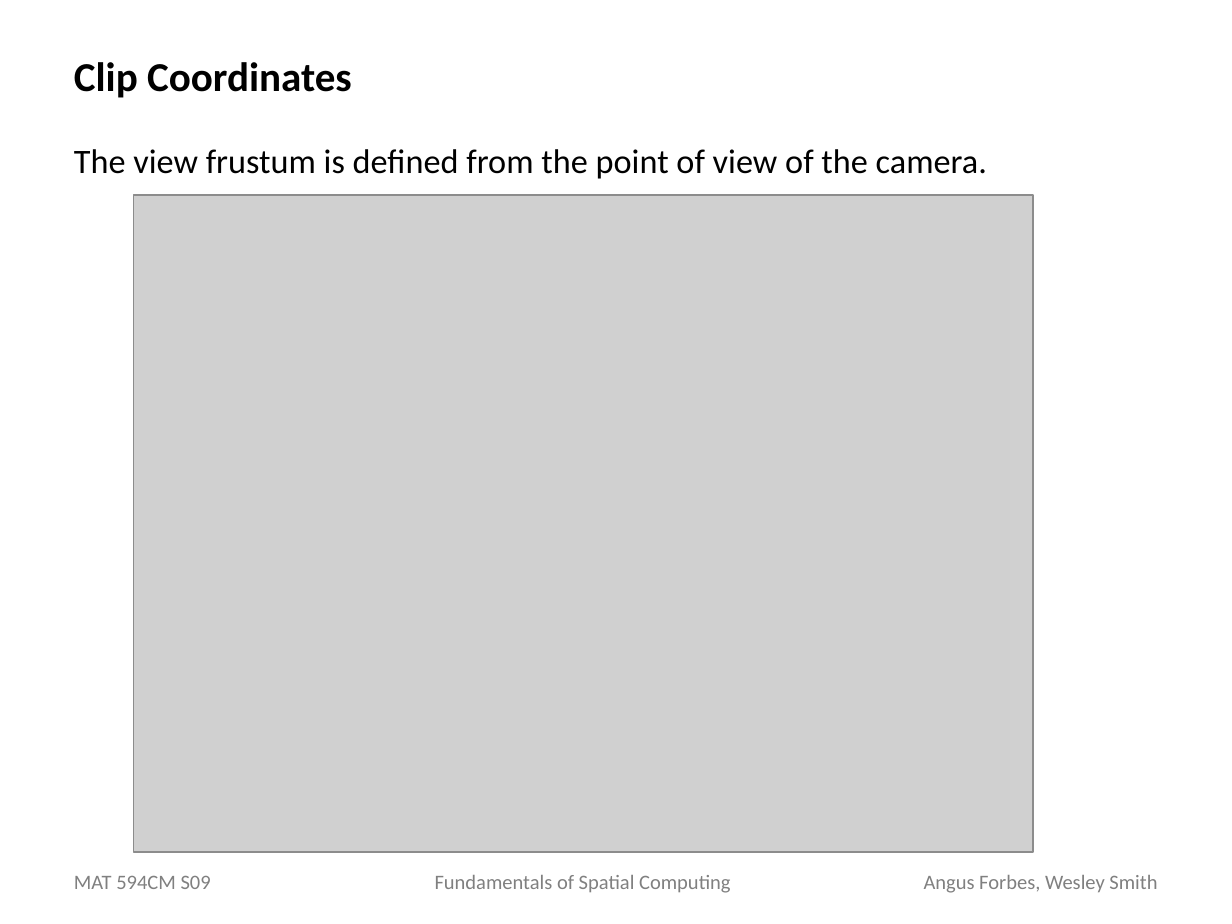
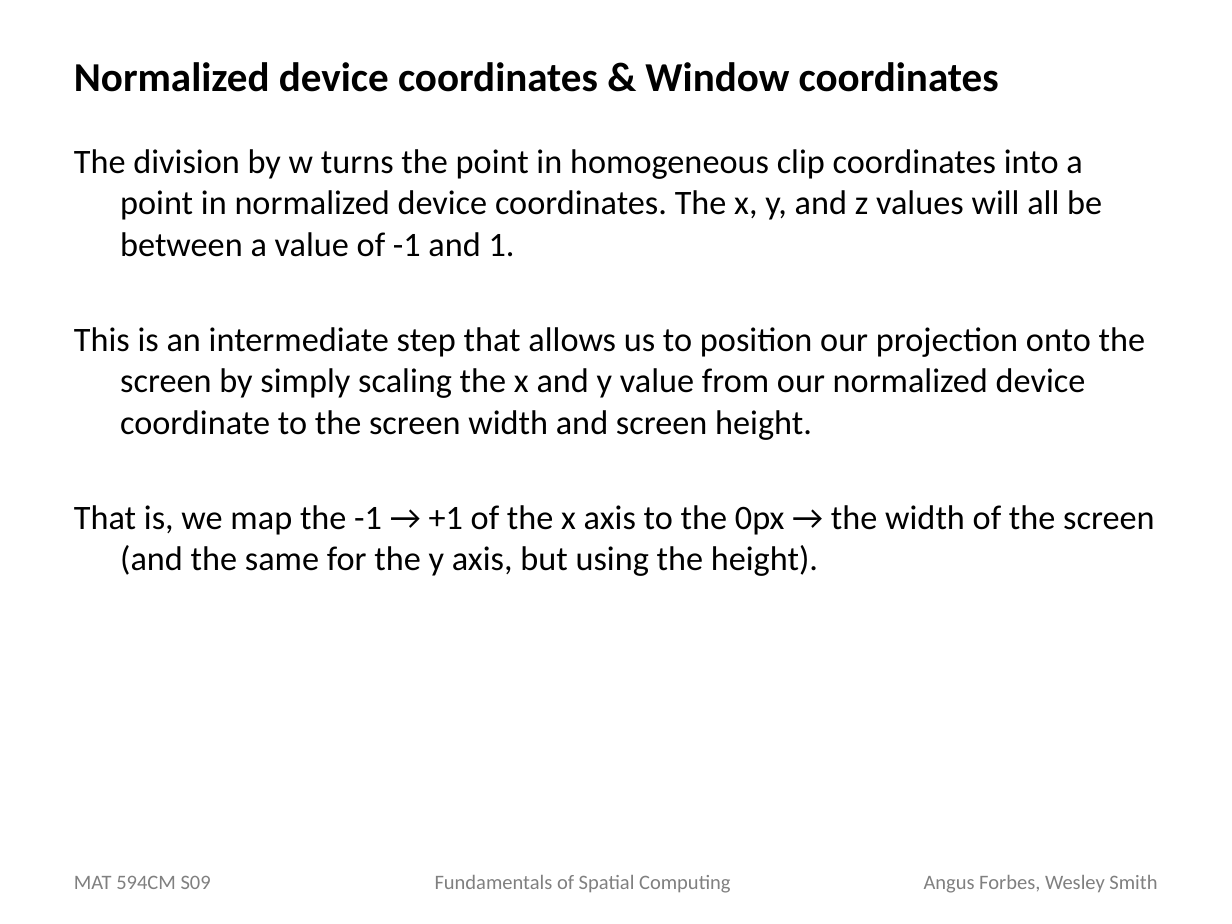
Before and after one commit to angusforbes/mat594cm, a slide deck: slide 23 of Week1/Week1-OpenGL_Basics.pptx (slide 18 before the commit). Drawn at 1232x924 pixels with LibreOffice and Linux fonts; fonts in the diff are those of the drawing; grey boxes stand for pictures. Boxes give left, top, right and bottom in pixels: in the first picture for what was removed or moved away, otherwise in the second. Text is boxed around its words. In the diff, an @@ line names an element or a change of style, - is before the commit and + after.

```diff
--- a/Week1/Week1-OpenGL_Basics.pptx
+++ b/Week1/Week1-OpenGL_Basics.pptx
@@ title at (x1=74, y1=62, x2=999, y2=92): text changed @@
-Clip Coordinates
+Normalized device coordinates & Window coordinates
@@ text at (x1=74, y1=149, x2=1154, y2=576): text changed @@
-The view frustum is defined from the point of view of the camera.
+The division by w turns the point in homogeneous clip coordinates into a point in normalized device coordinates. The x, y, and z values will all be between a value of -1 and 1.
+This is an intermediate step that allows us to position our projection onto the screen by simply scaling the x and y value from our normalized device coordinate to the screen width and screen height.
+That is, we map the -1 → +1 of the x axis to the 0px → the width of the screen (and the same for the y axis, but using the height).
@@ picture removed at (x1=133, y1=195, x2=1032, y2=851) @@
```
Also in this commit, not shown: 5 other slides changed, 4 slides added, 2 other files.
